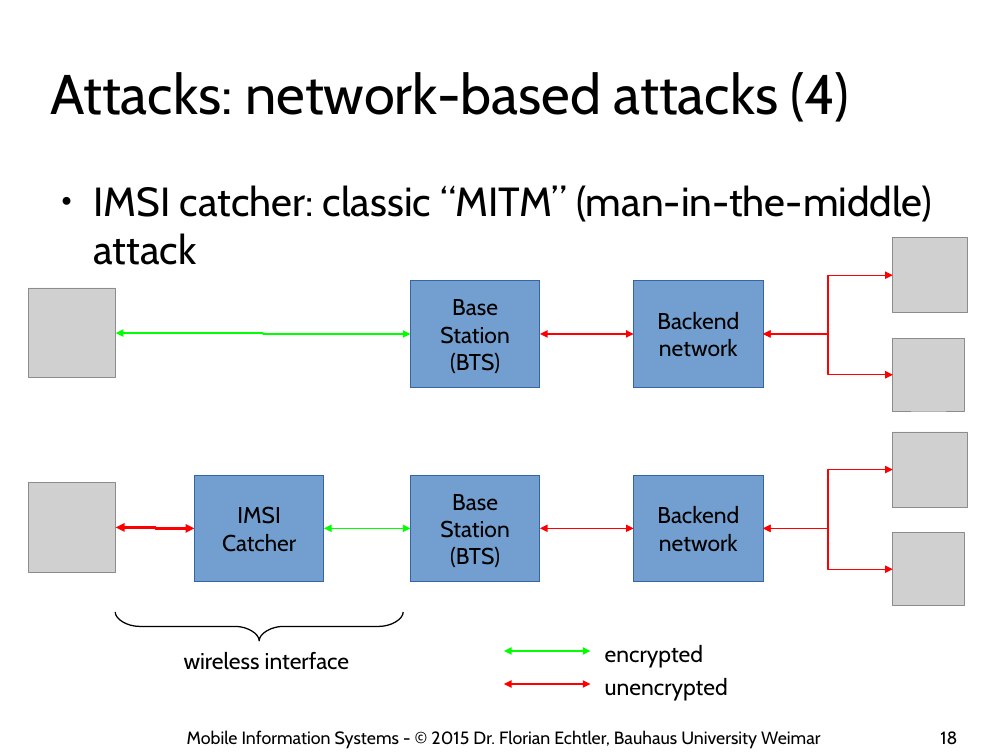
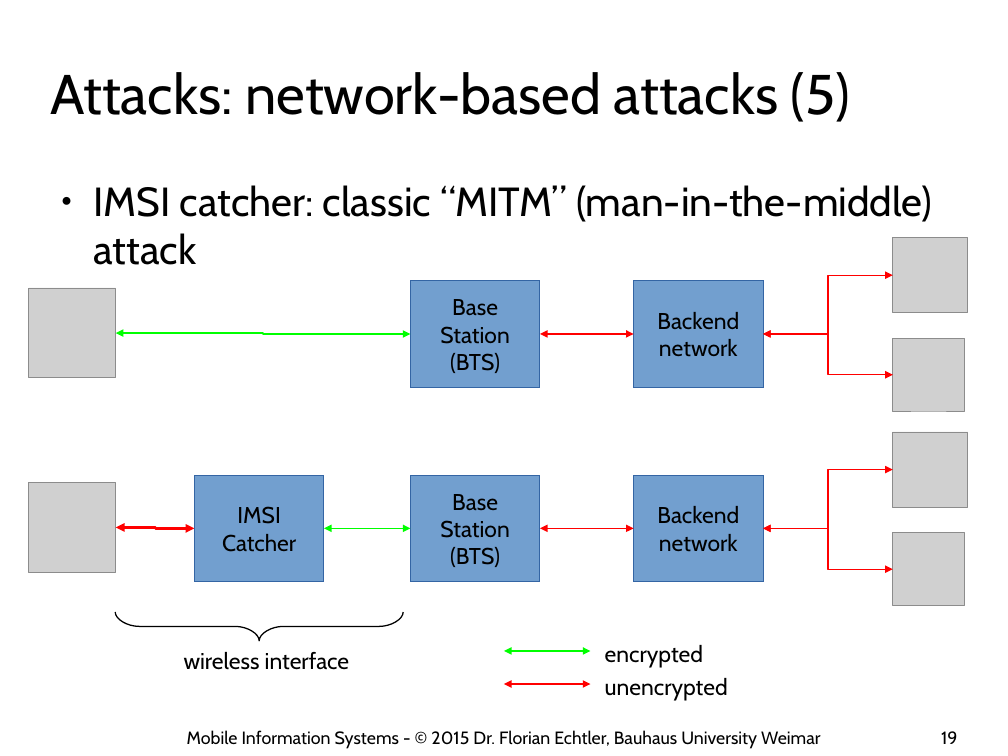
Before and after one commit to floe/mobile-information-systems, a slide deck: slide 19 of 07-privacy-security.odp (slide 18 before the commit). Drawn at 1008x756 pixels with LibreOffice and Linux fonts; fonts in the diff are those of the drawing; grey boxes stand for pictures; background and template pictures are left out. Boxes give left, top, right and bottom in pixels: in the first picture for what was removed or moved away, otherwise in the second. Text is boxed around its words. In the diff, an @@ line names an element or a change of style, - is before the commit and + after.

```diff
--- a/07-privacy-security.odp
+++ b/07-privacy-security.odp
@@ title at box(50, 72, 850, 122): text changed @@
-Attacks: network-based attacks (4)
+Attacks: network-based attacks (5)
@@ page number at box(941, 731, 957, 744): text changed @@
-18
+19
```
Also in this commit, not shown: 3 other slides changed, 1 slide added.
